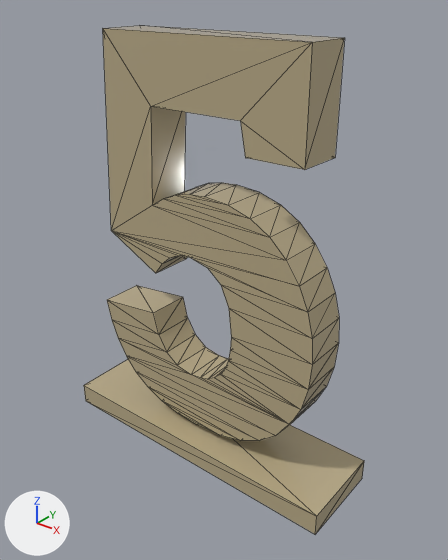
What one commit did to the glTF model Models/Numbers/num_5.glb.
The view is the same before and after, from a 50 mm camera at (1.54, -1.83, 2.0) aimed at (0.06, 0.02, 0.85). The axes (+X, +Y, +Z) are drawn at lower left. The lights are the same throughout. Mesh edges are drawn as thin lines. Vertices at the same position are counted once.

In view in the first picture: 'num_5'.
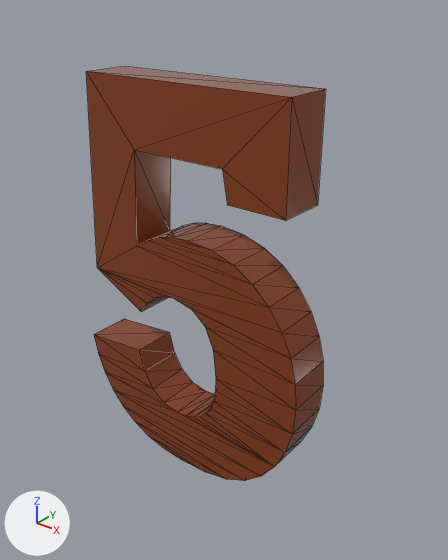
Diff of the bpy script that builds the scene:
```diff
--- a/Models/Numbers/num_5.glb.py
+++ b/Models/Numbers/num_5.glb.py
@@ mat_numbers_mat @@
 mat_numbers_mat = principled_material('numbers_mat')
-mat_numbers_mat.base_color = (0.49, 0.41, 0.25)  # beige #baac89
+mat_numbers_mat.base_color = (0.249, 0.0496, 0.00958)  # brown #893f19
 mat_numbers_mat.roughness = 0.0955
@@ me_000_007 @@
 me_000_007.from_pydata(...)  # 122 vertices, 236 faces; spans x -0.7..0.7, y -0.2..0.2, z 0.0..1.83
 # used by ob_num_5; location = (0.0, 0.0, 0.0)
+# me_000_007 part 1: the loose piece of 114 vertices spanning x -0.57..0.57, y -0.1..0.1, z 0.13..1.83 is moved by (0.0, -0.1, -0.15)
+# me_000_007 part 2: the loose piece of 8 vertices spanning x -0.7..0.7, y -0.2..0.2, z 0.0..0.1 is deleted
 me_000_007.materials.append(mat_numbers_mat)
```

Location of each change, [x1, y1, x2, y2] in pixels of the pictures (448 x 560 px; the box of a moved part takes in the faces that stretch with it):
'num_5', recoloured, reshaped (15% narrower, 18% shorter): before [84, 25, 364, 534]; after [86, 66, 325, 481]
part 1 of me_000_007, moved or reshaped: before [103, 25, 344, 441]; after [86, 66, 325, 481]
part 2 of me_000_007, deleted (beige): before [84, 359, 364, 534]
